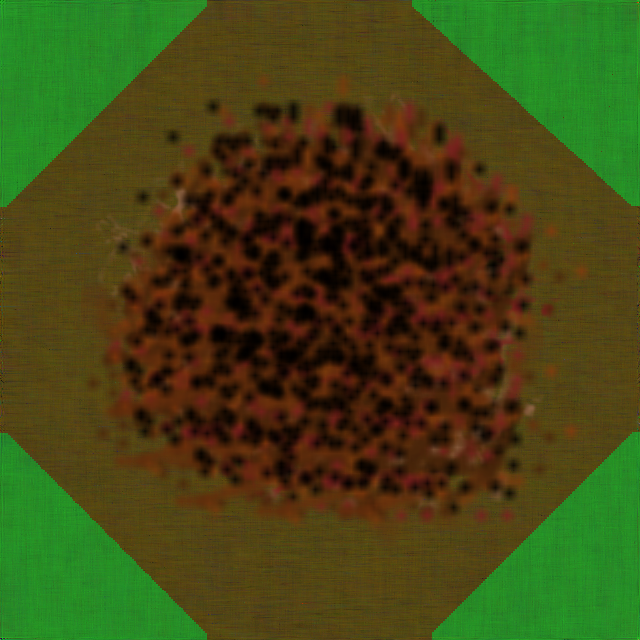
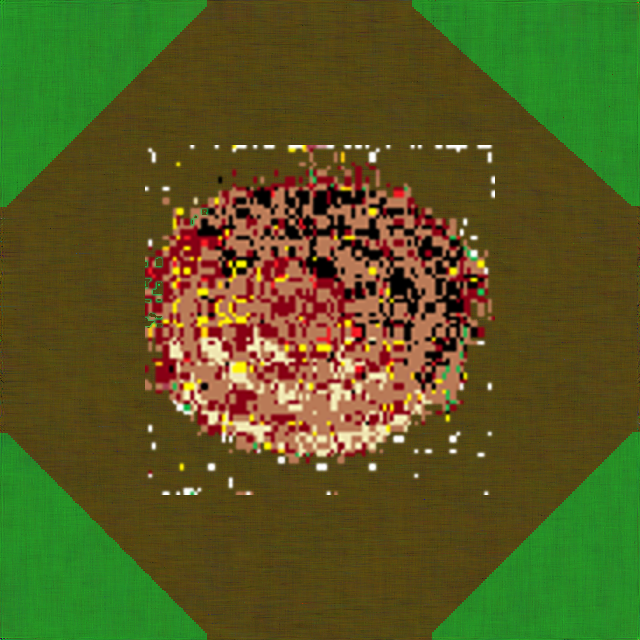
Layered file, before and after one edit (640 × 640). Changes by layer:
renamed "Stack" to "Stack.png", painted on it over bbox(81, 72, 591, 545)
